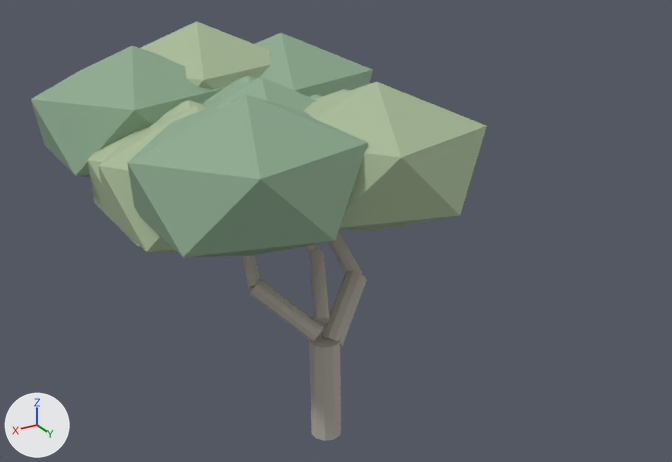
One commit to the glTF model public/models/xinhua-road/plane-tree-massing-a.glb: the scene before it, then after it.
One viewpoint serves both versions: a 50 mm lens placed at (8.31, 14.24, 11.69), pointed at (-0.67, -0.72, 4.22). Lighting does not change. The marker at lower left points along +X, +Y and +Z. The picture after the commit comes second. Vertices at exactly the same position are counted once.

Objects in the first picture: 'plane-tree-massing-a'.
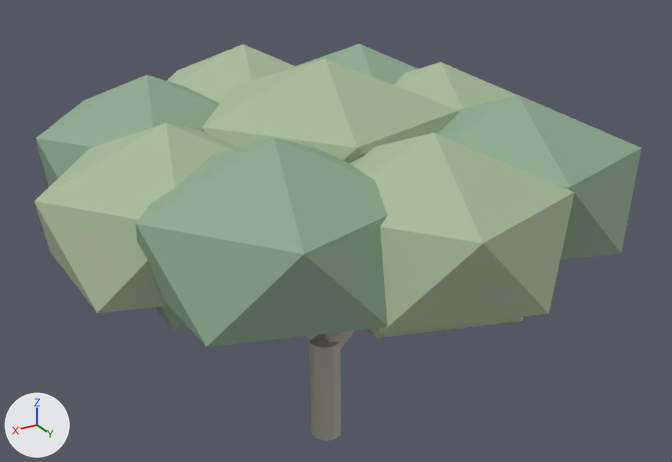
Boxes (x1, y1, x2, y2) around the edits, measured in the pictures (672 x 462 px; the box of a moved part takes in the faces that stretch with it):
'plane-tree-massing-a', reshaped (33% wider)
    before: (31, 21, 487, 441)
    after: (34, 44, 642, 441)
part 1 of me_cylinder, moved or reshaped
    before: (321, 271, 367, 348)
    after: (306, 335, 317, 341)
part 2 of me_cylinder, moved or reshaped (not visible afterwards)
    before: (328, 231, 362, 274)
part 3 of me_cylinder, moved or reshaped (not visible afterwards)
    before: (241, 255, 260, 289)
part 4 of me_cylinder, moved or reshaped (not visible afterwards)
    before: (249, 279, 324, 342)
part 5 of me_cylinder, moved or reshaped (not visible afterwards)
    before: (304, 244, 320, 252)
part 6 of me_cylinder, added
    after: (154, 306, 188, 329)
part 7 of me_cylinder, added
    after: (296, 44, 417, 85)
part 8 of me_cylinder, added
    after: (36, 75, 220, 187)
part 9 of me_cylinder, added
    after: (136, 138, 388, 347)
part 10 of me_cylinder, added
    after: (437, 95, 642, 260)
part 11 of me_cylinder, added
    after: (365, 317, 523, 338)
part 12 of me_cylinder, added
    after: (394, 62, 516, 110)
part 13 of me_cylinder, added
    after: (167, 44, 296, 103)
part 14 of me_cylinder, added
    after: (34, 123, 236, 313)
part 15 of me_cylinder, added
    after: (350, 133, 575, 333)
part 16 of me_cylinder, added
    after: (202, 58, 459, 163)
part 17 of me_cylinder, added
    after: (322, 330, 355, 350)
part 18 of me_cylinder, added (mostly hidden)
    after: (327, 332, 341, 337)
part 19 of me_cylinder, deleted
    before: (31, 21, 373, 324)
part 20 of me_cylinder, deleted
    before: (205, 77, 487, 231)

Patch to the scene script:
```diff
--- a/public/models/xinhua-road/plane-tree-massing-a.glb.py
+++ b/public/models/xinhua-road/plane-tree-massing-a.glb.py
@@ me_cylinder @@
-me_cylinder.from_pydata(...)  # 332 vertices, 580 faces; spans x -3.99..4.09, y -7.42..1.62, z -0.01..7.75
+me_cylinder.from_pydata(...)  # 416 vertices, 728 faces; spans x -5.39..5.44, y -5.43..5.38, z -0.01..7.97
+# me_cylinder part 1: the loose piece of 20 vertices spanning x -1.38..0.02, y -1.0..0.14, z 1.89..3.21 is multiplied about its middle by the matrix ((0.111, -0.869, -0.041), (0.867, 0.107, 0.08), (-0.074, -0.051, 0.872)), then moved by (1.05, -0.12, 0.26)
+# me_cylinder part 2: the loose piece of 20 vertices spanning x -1.36..-0.78, y -2.01..-0.67, z 2.91..4.32 is multiplied about its middle by the matrix ((0.789, 0.354, 0.029), (-0.353, 0.775, 0.149), (0.035, -0.148, 0.852)), then moved by (1.6, -0.05, 0.25)
+# me_cylinder part 3: the loose piece of 20 vertices spanning x 0.72..1.17, y -2.17..-0.94, z 3.17..4.51 is multiplied about its middle by the matrix ((0.47, -0.29, 0.032), (0.292, 0.463, -0.079), (0.015, 0.084, 0.546)), then moved by (-0.37, -0.53, 0.89)
+# me_cylinder part 4: the loose piece of 20 vertices spanning x -0.03..1.2, y -1.2..0.05, z 2.18..3.42 is multiplied about its middle by the matrix ((0.522, -0.663, -0.084), (0.666, 0.525, -0.009), (0.059, -0.061, 0.844)), then moved by (-0.05, 0.49, 0.26)
+# me_cylinder part 5: the loose piece of 20 vertices spanning x -0.63..0.18, y -2.34..-1.21, z 3.45..4.76 is multiplied about its middle by the matrix ((-0.583, -0.613, -0.037), (0.609, -0.57, -0.148), (0.082, -0.129, 0.833)), then moved by (-0.2, 3.09, -0.22)
+# me_cylinder part 6: a new loose piece, an icosphere of 20 faces spanning x 0.1..4.3, y -1.25..2.75, z 3.65..6.89, in mat_梧桐远景叶深 (greyish green #8eab90)
+# me_cylinder part 7: a new loose piece, an icosphere of 20 faces spanning x -4.54..-0.16, y -4.63..-0.47, z 4.28..7.52, in mat_梧桐远景叶深 (greyish green #8eab90)
+# me_cylinder part 8: a new loose piece, an icosphere of 20 faces spanning x 0.26..4.64, y -4.53..-0.37, z 4.23..7.47, in mat_梧桐远景叶深 (greyish green #8eab90)
+# me_cylinder part 9: a new loose piece, an icosphere of 20 faces spanning x 0.16..4.54, y 0.47..4.63, z 4.33..7.57, in mat_梧桐远景叶深 (greyish green #8eab90)
+# me_cylinder part 10: a new loose piece, an icosphere of 20 faces spanning x -4.64..-0.26, y 0.32..4.48, z 4.28..7.52, in mat_梧桐远景叶深 (greyish green #8eab90)
+# me_cylinder part 11: a new loose piece, an icosphere of 20 faces spanning x -2.65..1.55, y 0.3..4.3, z 3.45..6.69, in mat_梧桐远景叶浅 (greyish green #aabc9a)
+# me_cylinder part 12: a new loose piece, an icosphere of 20 faces spanning x -5.39..-1.01, y -2.88..1.28, z 4.13..7.37, in mat_梧桐远景叶浅 (greyish green #aabc9a)
+# me_cylinder part 13: a new loose piece, an icosphere of 20 faces spanning x -2.19..2.19, y -5.43..-1.27, z 4.38..7.62, in mat_梧桐远景叶浅 (greyish green #aabc9a)
+# me_cylinder part 14: a new loose piece, an icosphere of 20 faces spanning x 1.06..5.44, y -1.53..2.63, z 4.18..7.42, in mat_梧桐远景叶浅 (greyish green #aabc9a)
+# me_cylinder part 15: a new loose piece, an icosphere of 20 faces spanning x -2.19..2.19, y 1.22..5.38, z 4.23..7.47, in mat_梧桐远景叶浅 (greyish green #aabc9a)
+# me_cylinder part 16: a new loose piece, an icosphere of 20 faces spanning x -2.41..2.41, y -2.3..2.3, z 4.73..7.97, in mat_梧桐远景叶浅 (greyish green #aabc9a)
+# me_cylinder part 17: a new loose piece of 20 vertices spanning x -1.32..0.01, y -0.3..0.17, z 1.91..3.23, in mat_梧桐远景树干 (grey #b4afa4)
+# me_cylinder part 18: a new loose piece of 20 vertices spanning x -0.65..0.06, y -0.07..1.05, z 2.33..3.42, in mat_梧桐远景树干 (grey #b4afa4)
+# me_cylinder part 19: 8 loose pieces with 104 vertices, spanning x -3.99..4.09, y -7.42..1.62, z 2.49..7.75, are deleted
+# me_cylinder part 20: 48 vertices removed from x -3.69..2.01, y -5.07..1.52, z 3.21..7.3
+# other edits to the shape of me_cylinder do not show in these pictures
 me_cylinder.materials.append(mat_梧桐远景树干)
```
